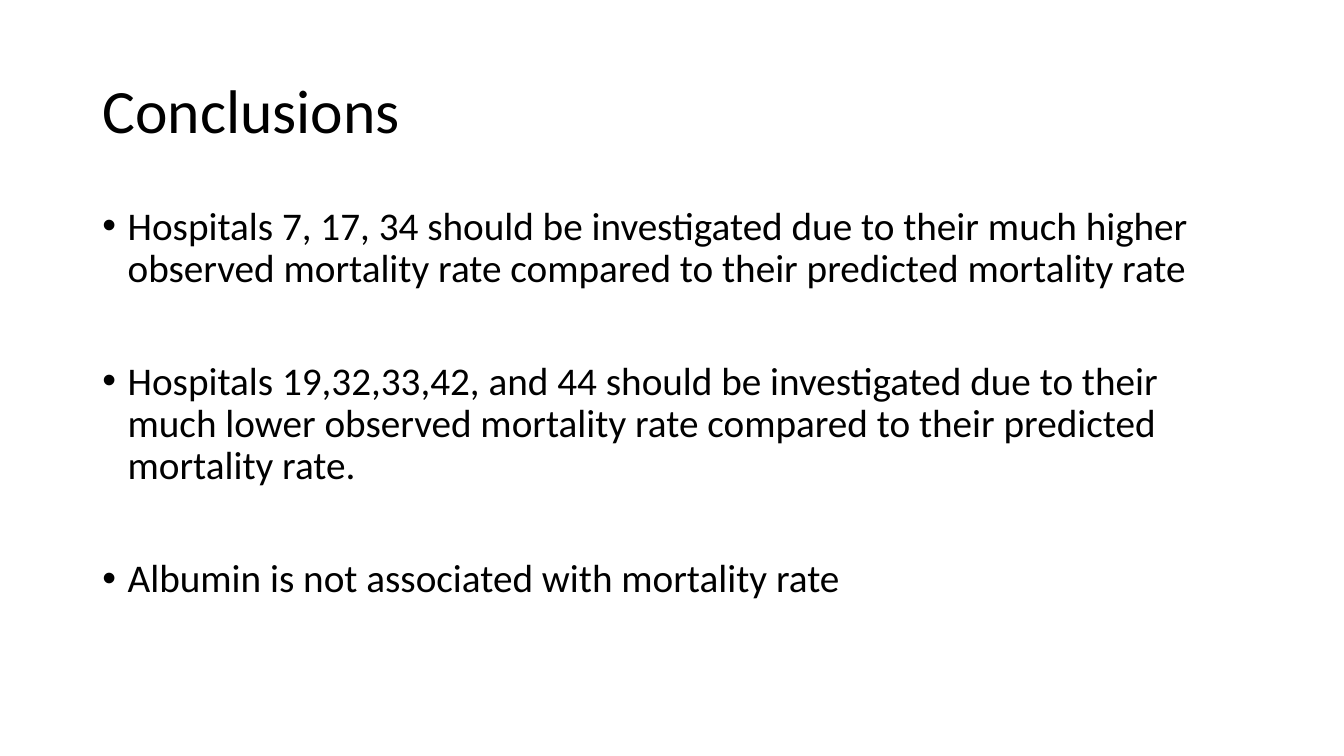
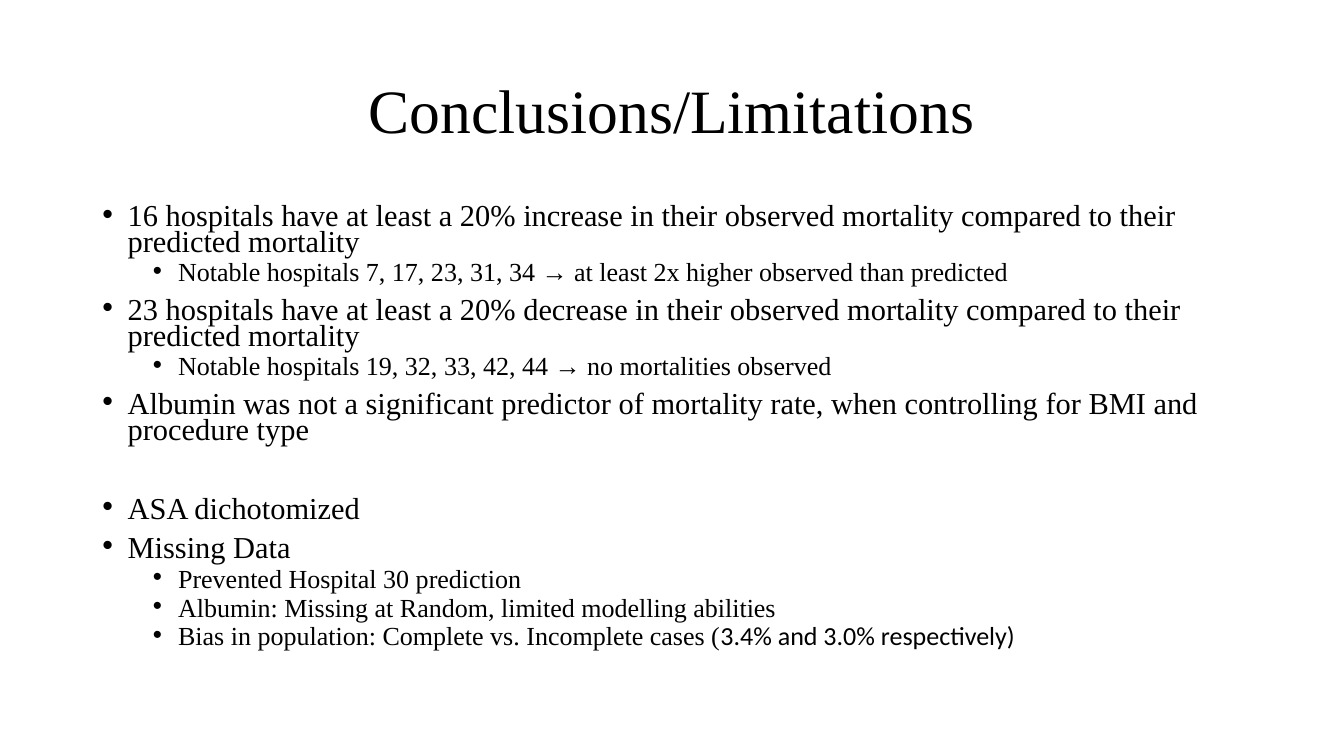
Before and after one commit to elcotton/bios6623-elcotton, a slide deck: slide 7 of Project2/Reports/BIOS6623_Project2_FinalPresentation.pptx. Drawn at 1344x756 pixels with LibreOffice and Linux fonts; fonts in the diff are those of the drawing. Boxes give left, top, right and bottom in pixels: in the first picture for what was removed or moved away, otherwise in the second. Text is boxed around its words. In the diff, an @@ line names an element or a change of style, - is before the commit and + after.

```diff
--- a/Project2/Reports/BIOS6623_Project2_FinalPresentation.pptx
+++ b/Project2/Reports/BIOS6623_Project2_FinalPresentation.pptx
@@ title at [369, 90, 974, 134]: text changed; font Calibri to Times New Roman @@
-Conclusions
+Conclusions/Limitations
@@ text at [128, 205, 1198, 651]: text changed; size 28 to 21.7 pt; font Calibri to Times New Roman @@
-• Hospitals 7, 17, 34 should be investigated due to their much higher observed mortality rate compared to their predicted mortality rate
-• Hospitals 19,32,33,42, and 44 should be investigated due to their much lower observed mortality rate compared to their predicted mortality rate.
-• Albumin is not associated with mortality rate
+• 16 hospitals have at least a 20% increase in their observed mortality compared to their predicted mortality
+  • Notable hospitals 7, 17, 23, 31, 34 → at least 2x higher observed than predicted
+• 23 hospitals have at least a 20% decrease in their observed mortality compared to their predicted mortality
+  • Notable hospitals 19, 32, 33, 42, 44 → no mortalities observed
+• Albumin was not a significant predictor of mortality rate, when controlling for BMI and procedure type
+• ASA dichotomized
+• Missing Data
+  • Prevented Hospital 30 prediction
+  • Albumin: Missing at Random, limited modelling abilities
+  • Bias in population: Complete vs. Incomplete cases (3.4% and 3.0% respectively)
```
Also in this commit, not shown: 4 other slides changed, 2 slides added, 3 slides removed, 5 other files.
